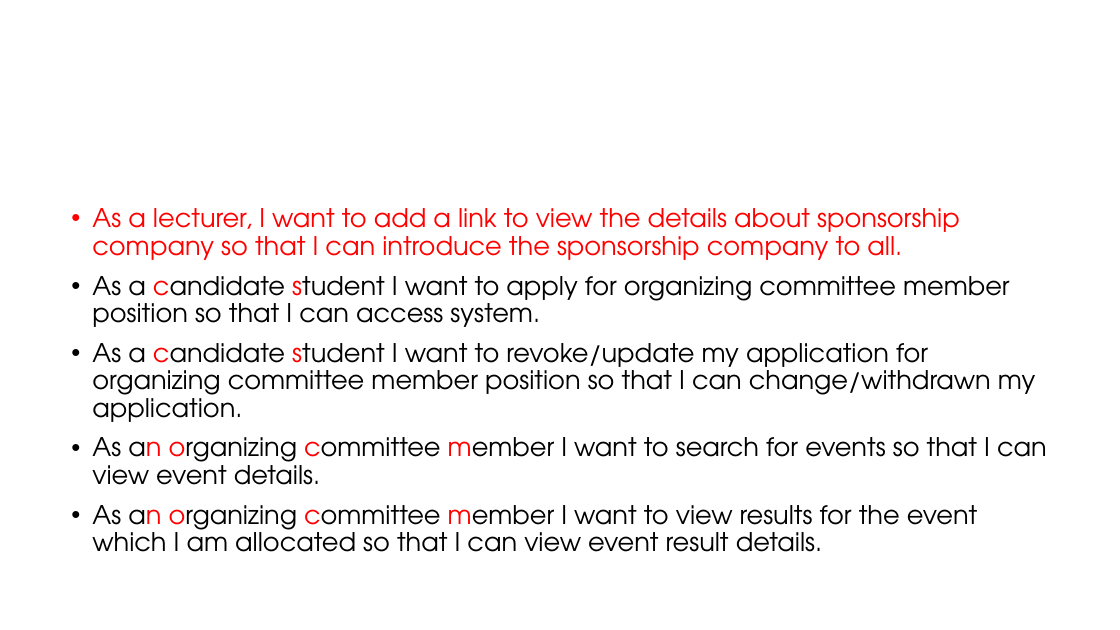
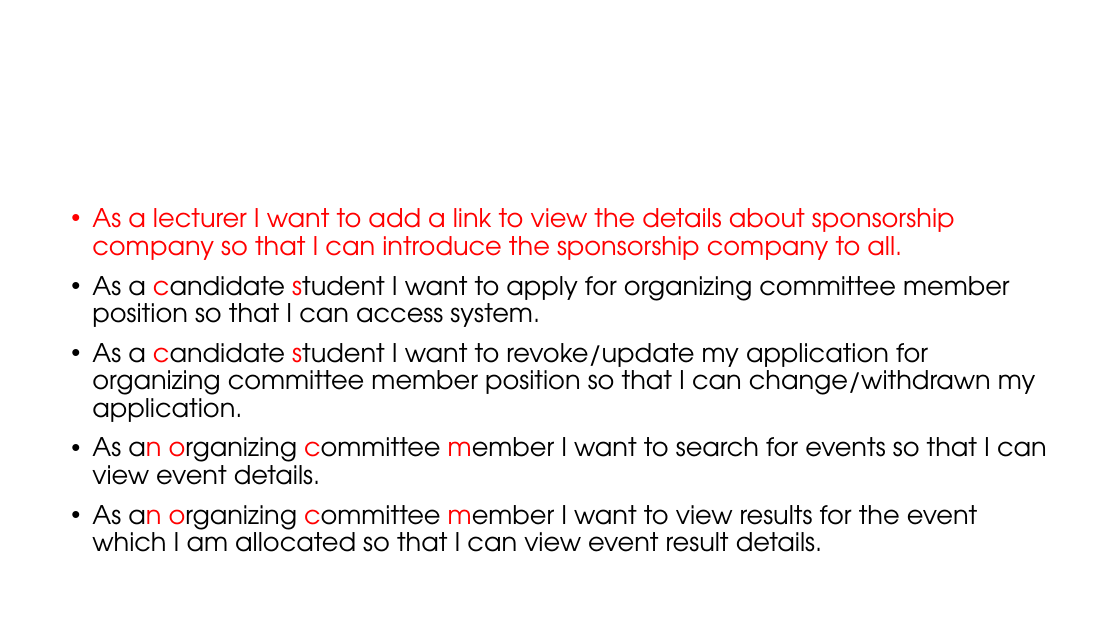
Before and after one commit to Sajith16/CSSEDocs, a slide deck: slide 12 of CodeFest-Management-Tool.pptx. Drawn at 1120x630 pixels with LibreOffice and Linux fonts; fonts in the diff are those of the drawing; background and template pictures are left out. Boxes give left, top, right and bottom in pixels: in the first picture for what was removed or moved away, otherwise in the second. Text is boxed around its words. In the diff, an @@ line names an element or a change of style, - is before the commit and + after.

```diff
--- a/CodeFest-Management-Tool.pptx
+++ b/CodeFest-Management-Tool.pptx
@@ text at (92,208,955,260): text changed @@
-• As a lecturer, I want to add a link to view the details about sponsorship company so that I can introduce the sponsorship company to all.
+• As a lecturer I want to add a link to view the details about sponsorship company so that I can introduce the sponsorship company to all.
```
Also in this commit, not shown: 2 other slides changed, 1 other file.
